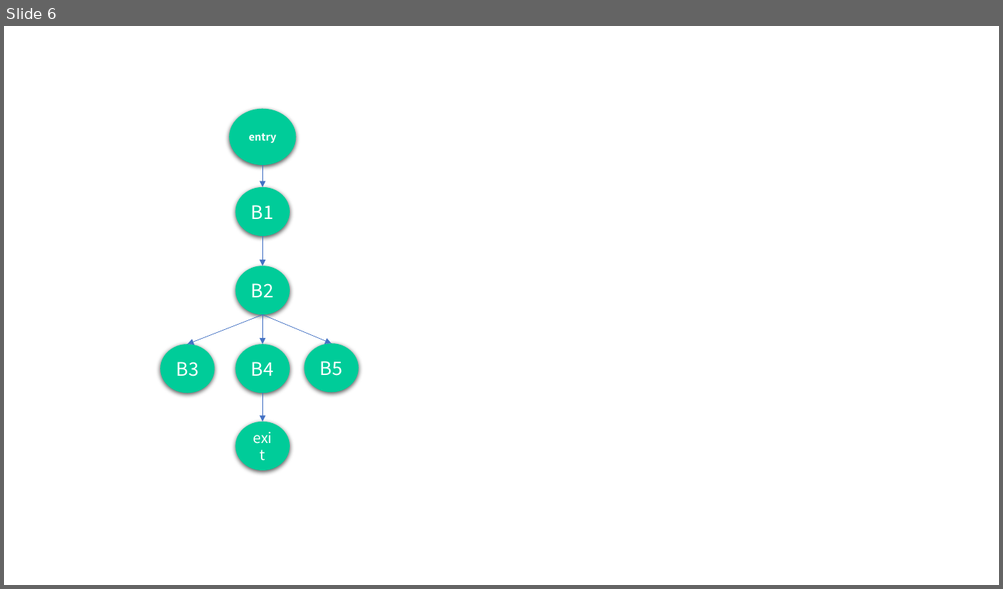
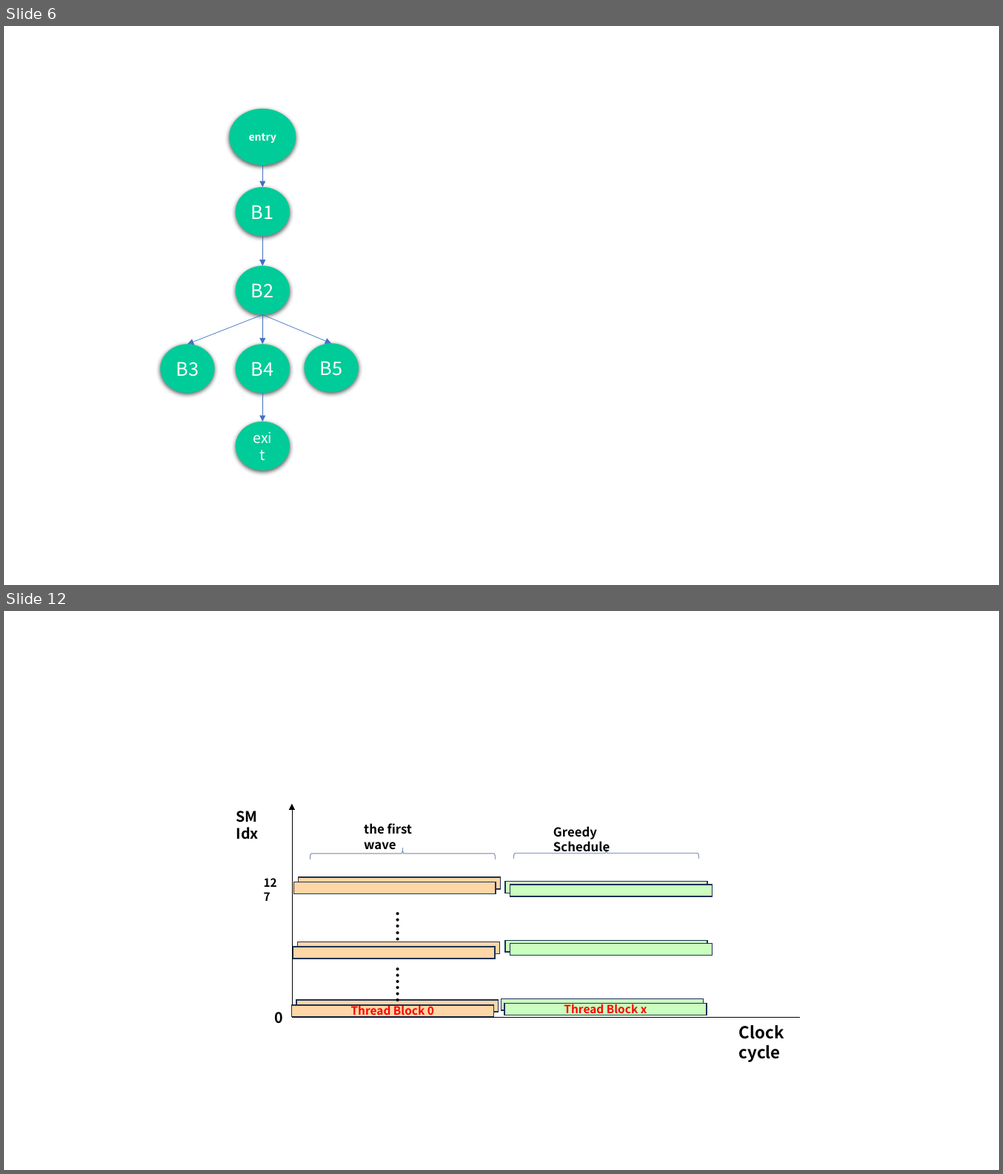
Before and after one commit to BenkangPeng/notes, a slide deck: unclassified/some-figures.pptx. Shown one above the other, each under a label of ours: slide 6 before the commit, slides 6 and 12 after it; the slides between them are not shown. The pictures are 1003x589 and 1003x1174 pixels, drawn with LibreOffice and Linux fonts; fonts in the diff are those of the drawing. Boxes give left, top, right and bottom in pixels: in the first picture for what was removed or moved away, otherwise in the second. Text is boxed around its words. In the diff, an @@ line names an element or a change of style, - is before the commit and + after.

```diff
--- a/unclassified/some-figures.pptx
+++ b/unclassified/some-figures.pptx
@@ slide 12 added at [4,611,999,1170], background #FFFFFF @@
@@ arrow added from (292, 1017) to (292, 804), #000000 0.5 pt @@
@@ text added at [236,811,259,840], 14 pt, text #000000, bold @@
+SM Idx
@@ text added at [364,823,412,850], 12 pt, text #000000, bold @@
+the first wave
@@ text added at [553,826,609,854], 12 pt, text #000000, bold @@
+Greedy Schedule
@@ right brace added at [310,848,495,860], outline #4472C4 0.5 pt @@
@@ right brace added at [513,847,698,860], outline #4472C4 0.5 pt @@
@@ text added at [256,873,290,894], 11 pt, text #000000, bold @@
+127
@@ rectangle added at [293,883,495,894], fill #FFD6A5, outline #1E3256 1 pt @@
@@ rectangle added at [299,877,501,889], fill #FFD6A5, outline #1E3256 1 pt @@
@@ rectangle added at [506,882,708,894], fill #CAFFBF, outline #1E3256 1 pt @@
@@ rectangle added at [510,885,712,897], fill #CAFFBF, outline #1E3256 1 pt @@
@@ text added at [375,904,412,943], 18 pt, text #000000, bold @@
+……
@@ rectangle added at [298,943,500,954], fill #FFD6A5, outline #1E3256 1 pt @@
@@ rectangle added at [506,941,708,953], fill #CAFFBF, outline #1E3256 1 pt @@
@@ rectangle added at [293,948,495,960], fill #FFD6A5, outline #1E3256 1 pt @@
@@ text added at [375,960,412,997], 18 pt, text #000000, bold @@
+……
@@ rectangle added at [510,944,712,956], fill #CAFFBF, outline #1E3256 1 pt @@
@@ rectangle added at [291,1005,493,1017], fill #FFD6A5, outline #1E3256 1 pt, 11 pt, text #FF0000, bold @@
+Thread Block 0
@@ rectangle added at [296,1000,498,1012], fill #FFD6A5, outline #1E3256 1 pt @@
@@ rectangle added at [501,999,703,1011], fill #CAFFBF, outline #1E3256 1 pt @@
@@ rectangle added at [505,1004,707,1016], fill #CAFFBF, outline #1E3256 1 pt, 11 pt, text #FF0000, bold @@
+Thread Block x
@@ text added at [274,1012,283,1024], 14 pt, text #000000, bold @@
+0
@@ line added from (292, 1017) to (800, 1017), #000000 0.5 pt @@
@@ text added at [739,1025,784,1062], 16 pt, text #000000, bold @@
+Clock cycle
```
Also in this commit, not shown: 1 slide changed, 17 other slides added, 24 other files.
